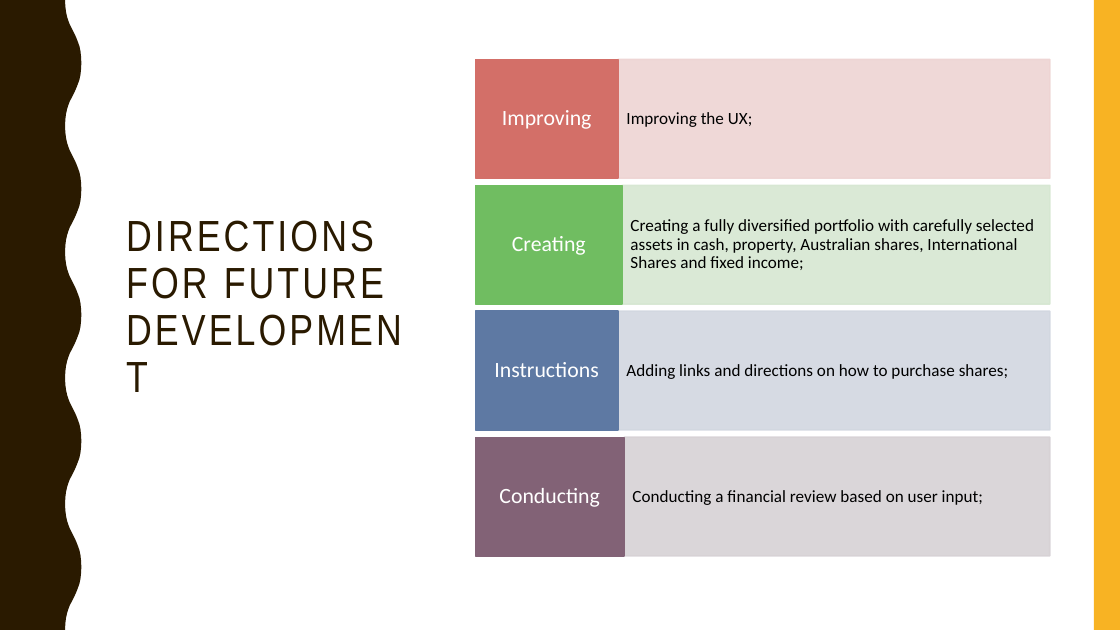
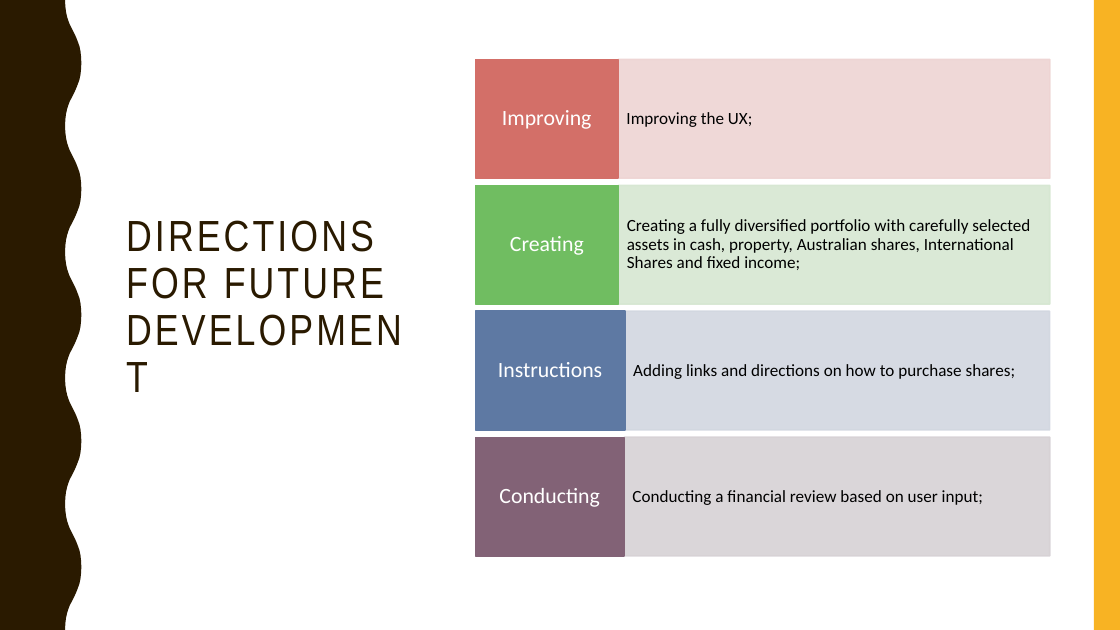
Before and after one commit to bengura-m/Asset-Portfolio-Generator, a slide deck: slide 6 of Asset Portfolio Generator.pptx. Drawn at 1120x630 pixels with LibreOffice and Linux fonts; fonts in the diff are those of the drawing. Boxes give left, top, right and bottom in pixels: in the first picture for what was removed or moved away, otherwise in the second. Text is boxed around its words. In the diff, an @@ line names an element or a change of style, - is before the commit and + after.

```diff
--- a/Asset Portfolio Generator.pptx
+++ b/Asset Portfolio Generator.pptx
@@ rectangle: place and size @@
-rectangle at (476, 185, 623, 304)
+rectangle at (476, 185, 619, 304)
@@ text "Creating a fully diversified portfolio ...": place and size @@
-text "Creating a fully diversified portfolio ..." at (630, 219, 1034, 270)
+text "Creating a fully diversified portfolio ..." at (627, 219, 1030, 270)
@@ rectangle: place and size @@
-rectangle at (623, 185, 1051, 304)
+rectangle at (618, 185, 1049, 304)
@@ text "Instructions": place and size @@
-text "Instructions" at (494, 362, 598, 377)
+text "Instructions" at (498, 362, 602, 377)
@@ rectangle: place and size @@
-rectangle at (476, 311, 618, 430)
+rectangle at (476, 311, 625, 430)
@@ text "Adding links and directions on ...": place and size @@
-text "Adding links and directions on ..." at (626, 364, 1009, 379)
+text "Adding links and directions on ..." at (633, 364, 1016, 379)
@@ rectangle: place and size @@
-rectangle at (618, 311, 1051, 430)
+rectangle at (625, 311, 1049, 430)
```
Also in this commit, not shown: 4 other slides changed.
